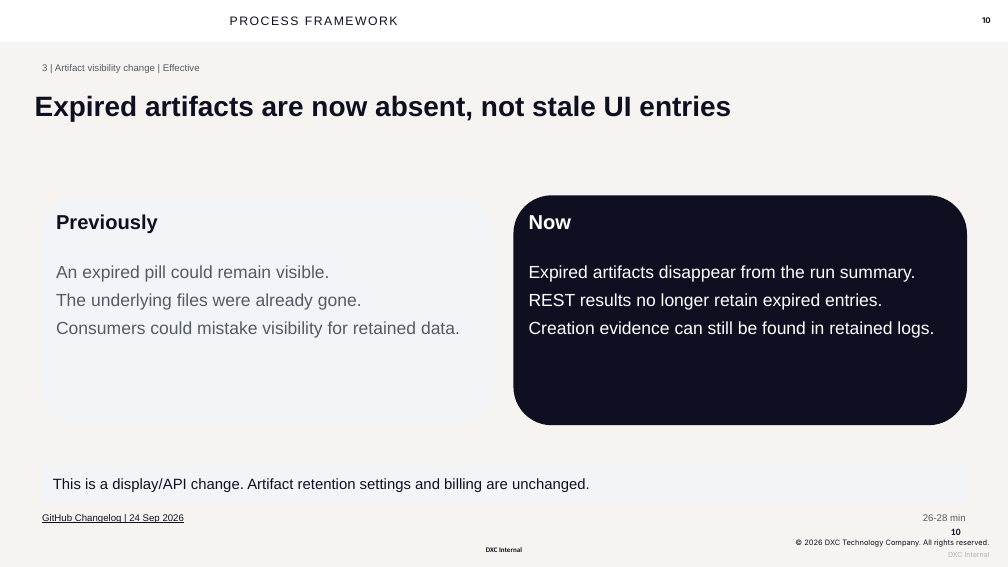
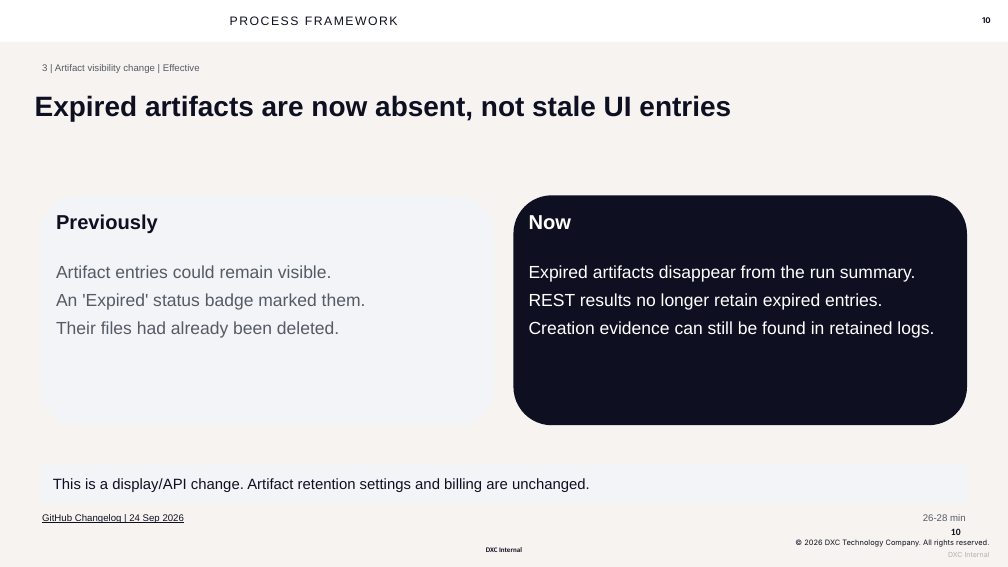
Before and after one commit to seandorsett/dxc-actions-office-hour, a slide deck: slide 10 of dxc-actions-office-hour-2026-10-13.pptx. Drawn at 1008x567 pixels with LibreOffice and Linux fonts; fonts in the diff are those of the drawing; background and template pictures are left out. Boxes give left, top, right and bottom in pixels: in the first picture for what was removed or moved away, otherwise in the second. Text is boxed around its words. In the diff, an @@ line names an element or a change of style, - is before the commit and + after.

```diff
--- a/dxc-actions-office-hour-2026-10-13.pptx
+++ b/dxc-actions-office-hour-2026-10-13.pptx
@@ text at (56, 265, 366, 338): text changed @@
-An expired pill could remain visible.
-The underlying files were already gone.
-Consumers could mistake visibility for retained data.
+Artifact entries could remain visible.
+An 'Expired' status badge marked them.
+Their files had already been deleted.
```
